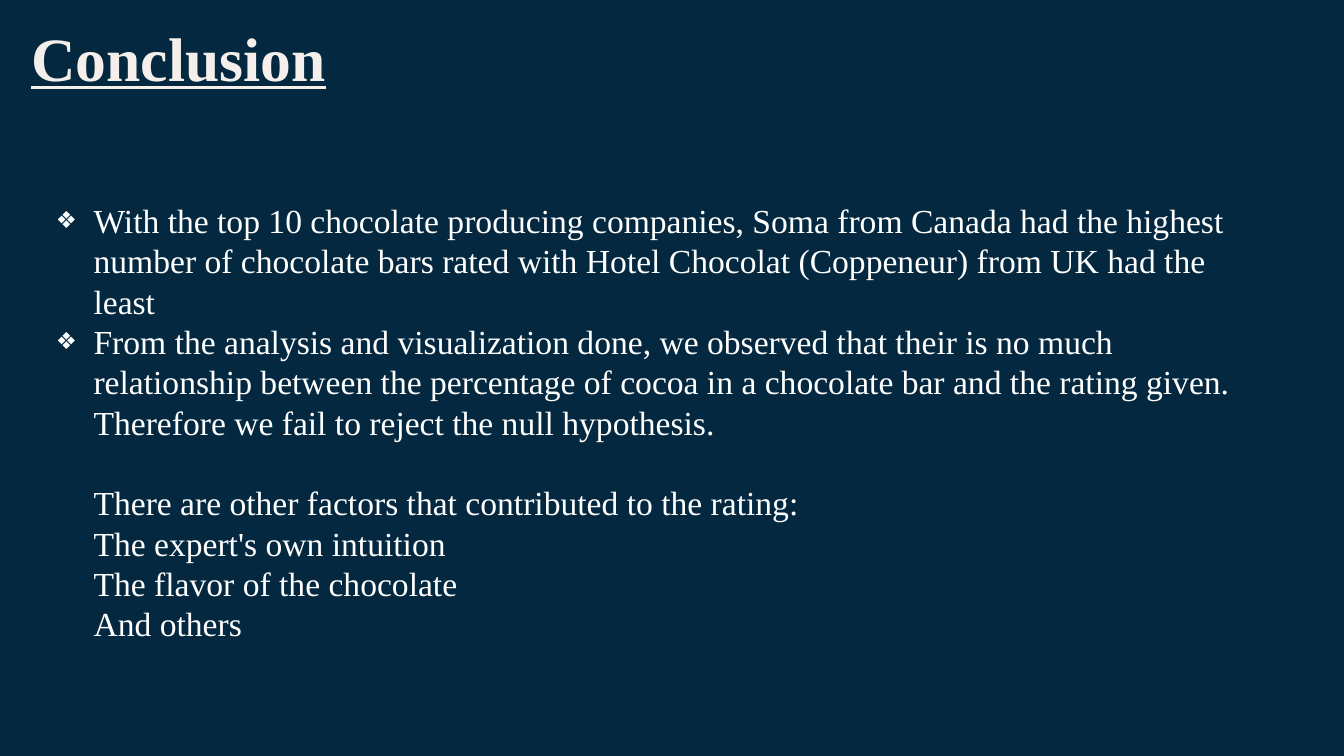
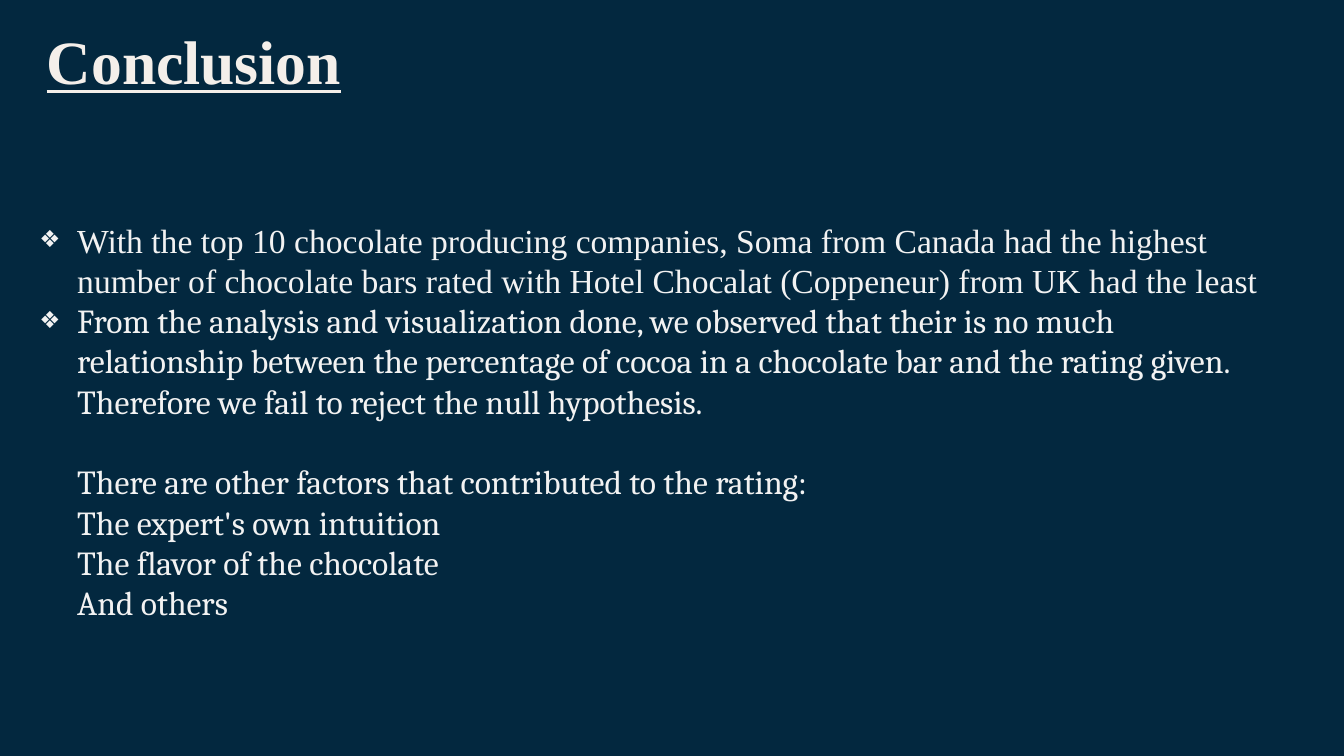
Before and after one commit to Daksam/Group-1-EDA-project, a slide deck: slide 16 of Group 1 EDA Project DIGICAP.pptx. Drawn at 1344x756 pixels with LibreOffice and Linux fonts; fonts in the diff are those of the drawing. Boxes give left, top, right and bottom in pixels: in the first picture for what was removed or moved away, otherwise in the second. Text is boxed around its words. In the diff, an @@ line names an element or a change of style, - is before the commit and + after.

```diff
--- a/Group 1 EDA Project DIGICAP.pptx
+++ b/Group 1 EDA Project DIGICAP.pptx
@@ title "Conclusion": place and size @@
-title "Conclusion" at box(31, 38, 325, 89)
+title "Conclusion" at box(47, 41, 341, 93)
@@ subtitle "With the top 10 chocolate ...": place and size @@
-subtitle "With the top 10 chocolate ..." at box(94, 209, 1229, 637)
+subtitle "With the top 10 chocolate ..." at box(77, 229, 1256, 616)
@@ subtitle at box(77, 229, 1256, 299): text changed; text colour #FFFFFF to #F2F2F2 @@
-❖ With the top 10 chocolate producing companies, Soma from Canada had the highest number of chocolate bars rated with Hotel Chocolat (Coppeneur) from UK had the least
+❖ With the top 10 chocolate producing companies, Soma from Canada had the highest number of chocolate bars rated with Hotel Chocalat (Coppeneur) from UK had the least
@@ subtitle at box(77, 309, 1231, 616): font Times New Roman to Cambria, text colour #FFFFFF to #F2F2F2 in "From the analysis and visualization done, we ..."; bullet colour #FFFFFF to #F2F2F2 @@
```
Also in this commit, not shown: 6 other slides changed.
